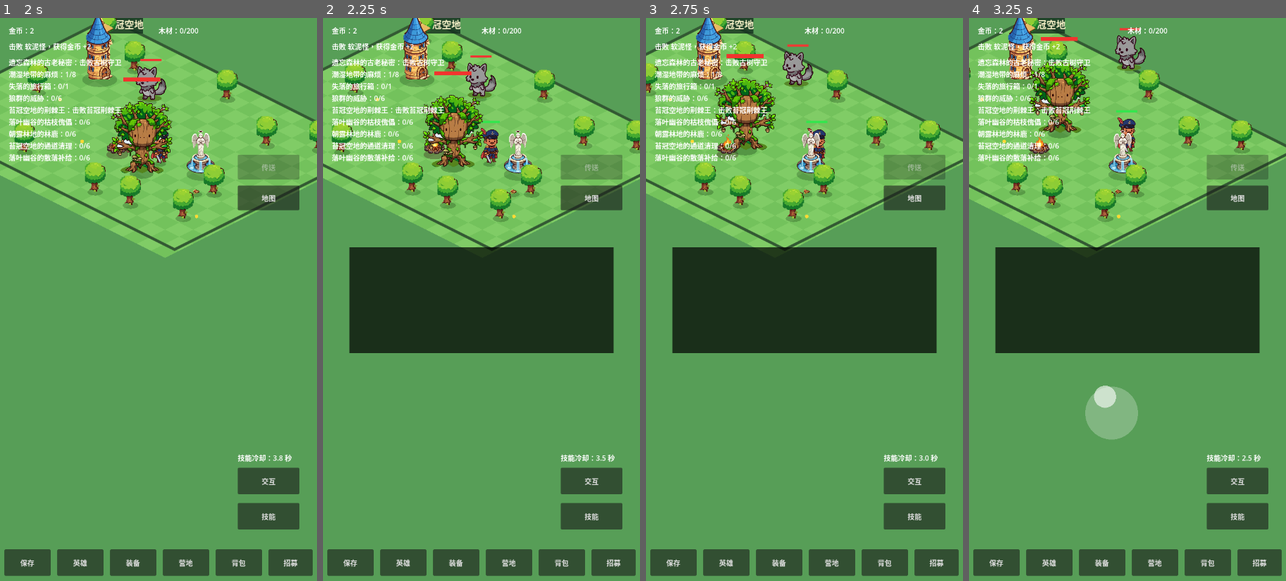
Above: before the commit, frames 1-4 (left to right).
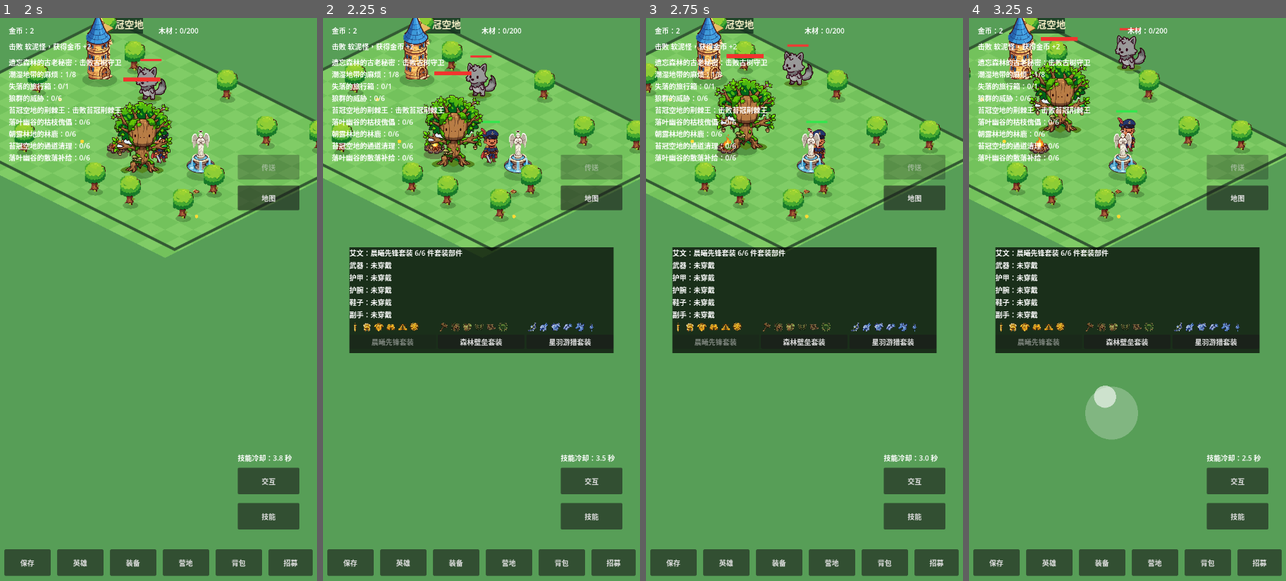
Above: after the commit, the same moments.

Repository: oneyi53/game
Game: Godot game, scene res://scenes/main.tscn
Two runs of this game, one before a commit and one after it. Both use one fixed random seed, a clock stepped at 60 frames per second and the inputs below.
Inputs (mouse positions are in pixels of both pictures, inside the frame that each line leads up to):
- Up to frame 1 (2 s): tap Enter at 0.5 s; move the mouse to (228, 271) at 0.52 s; hold Right (ui_right) 0.53-1.25 s; tap E at 0.6 s; click (228, 271) at 0.67 s; tap Space at 0.77 s; drag from (95, 327) to (142, 412) at 1.27 s
- Up to frame 2 (2.25 s): move the mouse to (513, 175) at 2.02 s; hold Right (ui_right) from 2.03 s (still down); tap Q at 2.1 s
- Up to frame 3 (2.75 s): keep holding Right (ui_right)
- Up to frame 4 (3.25 s): release Right (ui_right) at 2.75 s; drag from (1111, 412) to (1032, 215) at 2.77 s

Frame 1 is identical in both runs. In frame 2, 1.5% of the frame differs, in the area x 8-86%, y 41-59%; in frame 3, 1.5%; in frame 4, 1.5%.
Error before the commit: Invalid call. Nonexistent function 'set_formation_data' in base 'Control (HeroPanel)'. (res://scripts/core/main.gd:286)

Commit message:
feat: add interactive hero formation roster

Diff:
--- a/scripts/ui/hero_panel.gd
+++ b/scripts/ui/hero_panel.gd
@@ -1,35 +1,87 @@
 class_name HeroPanel
 extends Control
 
-# Shows only attributes that exist in data and are actually used:
-# name, role, current/max health, attack, defense, move speed and range.
-# No unimplemented attribute is shown.
+signal leader_requested(hero_id: String)
+signal add_requested(hero_id: String)
+signal remove_requested(hero_id: String)
 
 @onready var panel_label: RichTextLabel = $PanelLabel
+@onready var formation_list: VBoxContainer = $FormationScroll/FormationList
 
 var heroes: Array = []
+var formation_manager = null
+var hero_definitions: Array = []
+var level_manager = null
 
 func set_heroes(p_heroes: Array) -> void:
     heroes = p_heroes
     refresh()
 
+func set_formation_data(p_formation_manager, p_hero_definitions: Array, p_level_manager) -> void:
+    formation_manager = p_formation_manager
+    hero_definitions = p_hero_definitions
+    level_manager = p_level_manager
+    refresh()
+
 func refresh() -> void:
     if panel_label == null:
         return
-    var lines: Array = []
-    for hero in heroes:
-        if hero == null:
-            continue
-        lines.append(
-            str(hero.hero_name) + "（" + str(hero.data.get("role", "")) + "）"
-            + " 等级 " + str(hero.level)
-            + " 生命 " + str(hero.hp) + "/" + str(hero.max_hp)
-            + " 攻击 " + str(hero.attack)
-            + " 防御 " + str(hero.defense)
-            + " 移速 " + str(int(hero.move_speed))
-            + " 范围 " + str(int(hero.attack_range))
-        )
-    var text: String = ""
-    for line in lines:
-        text += str(line) + "\n"
-    panel_label.text = text.strip_edges()
+    if formation_manager != null and not formation_manager.active_ids.is_empty():
+        var leader_name: String = _hero_name(str(formation_manager.active_ids[0]))
+        panel_label.text = "英雄编队  " + str(formation_manager.active_ids.size()) + "/" + str(formation_manager.max_party_size) + "    当前队长：" + leader_name
+    else:
+        panel_label.text = "英雄编队"
+    if formation_list == null or formation_manager == null:
+        return
+    for child in formation_list.get_children():
+        formation_list.remove_child(child)
+        child.queue_free()
+    for hero_id_value in formation_manager.owned_ids:
+        var hero_id: String = str(hero_id_value)
+        var active: bool = formation_manager.is_active(hero_id)
+        var leader: bool = formation_manager.is_leader(hero_id)
+        var row := HBoxContainer.new()
+        row.size_flags_horizontal = Control.SIZE_EXPAND_FILL
+        var info := Label.new()
+        var state_text: String = "队长 · " if leader else ("出战 · " if active else "预备 · ")
+        var hero_level: int = level_manager.level(hero_id) if level_manager != null else 1
+        info.text = state_text + _hero_name(hero_id) + "  Lv." + str(hero_level)
+        info.size_flags_horizontal = Control.SIZE_EXPAND_FILL
+        info.custom_minimum_size = Vector2(220, 34)
+        row.add_child(info)
+        var leader_button := Button.new()
+        leader_button.custom_minimum_size = Vector2(108, 34)
+        if leader:
+            leader_button.text = "当前队长"
+            leader_button.disabled = true
+        else:
+            leader_button.text = "替换队长" if not active and formation_manager.active_ids.size() >= formation_manager.max_party_size else "设为队长"
+            leader_button.pressed.connect(_emit_leader.bind(hero_id))
+        row.add_child(leader_button)
+        var party_button := Button.new()
+        party_button.custom_minimum_size = Vector2(76, 34)
+        if active:
+            party_button.text = "下阵"
+            party_button.disabled = formation_manager.active_ids.size() <= 1
+            party_button.pressed.connect(_emit_remove.bind(hero_id))
+        else:
+            party_button.text = "上阵"
+            party_button.disabled = formation_manager.active_ids.size() >= formation_manager.max_party_size
+            party_button.pressed.connect(_emit_add.bind(hero_id))
+        row.add_child(party_button)
+        formation_list.add_child(row)
+
+func _hero_name(hero_id: String) -> String:
+    for definition in hero_definitions:
+        if str(definition.get("id", "")) == hero_id:
+            return str(definition.get("name", hero_id))
+    return hero_id
+
+func _emit_leader(hero_id: String) -> void:
+    leader_requested.emit(hero_id)
+
+func _emit_add(hero_id: String) -> void:
+    add_requested.emit(hero_id)
+
+func _emit_remove(hero_id: String) -> void:
+    remove_requested.emit(hero_id)
